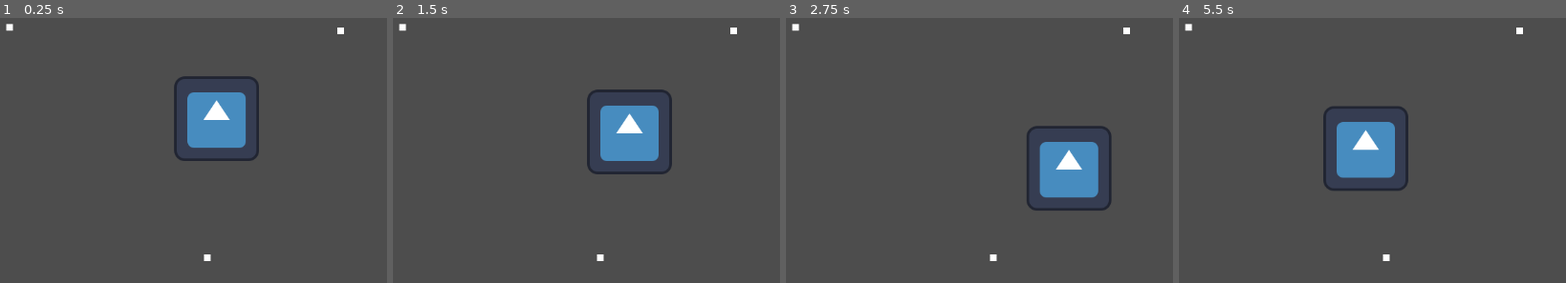
Above: before the commit, frames 1-4 (left to right).
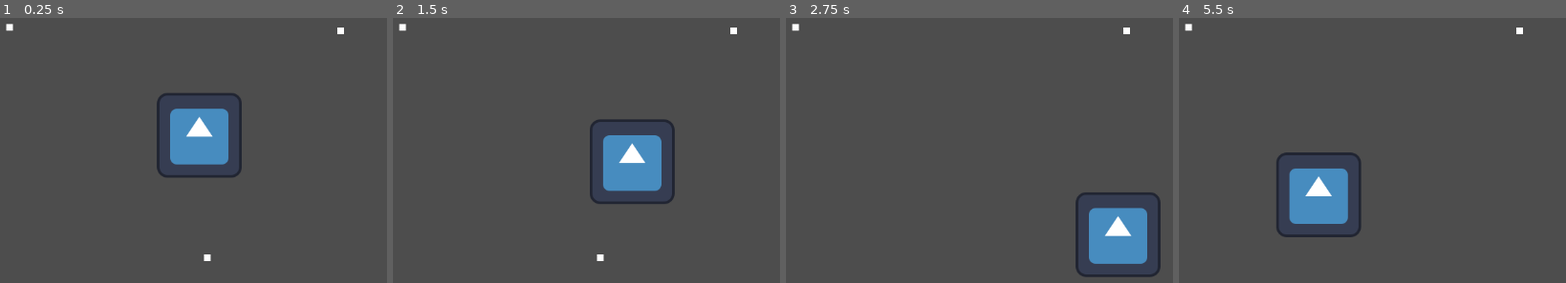
Above: after the commit, the same moments.

Repository: BryanTai/ggj2025-minigames
Game: Godot game, scene res://templates/template_collect/template_collect.tscn
The game is run twice, just before and just after one commit, with the same random seed, the same clock (stepped at 60 frames per second) and the same inputs. This scene is started directly instead of the project's main scene. The engine's default icon, where the game draws it, is replaced by a stand-in: a white triangle on a blue panel in a dark square.
Inputs (mouse positions are in pixels of both pictures, inside the frame that each line leads up to):
- Up to frame 1 (0.25 s): no input
- Up to frame 2 (1.5 s): tap Enter at 0.5 s; move the mouse to (776, 121) at 0.52 s; hold Right (move_right) 0.53-1.28 s; tap Space (fire) at 0.6, 1.35 s; click (776, 121) at 0.67 s; move the mouse to (454, 163) at 1.27 s; hold Down (move_down) from 1.28 s (still down)
- Up to frame 3 (2.75 s): move the mouse to (1080, 47) at 2.02 s; release Down (move_down) at 2.03 s; hold Right (move_right) from 2.03 s (still down); tap Space (fire) at 2.1 s
- Up to frame 4 (5.5 s): move the mouse to (1357, 227) at 2.77 s; release Right (move_right) at 2.78 s; hold Up (move_up) 2.78-3.53 s; tap Space (fire) every 0.75 s from 2.85 to 5.1 s; click (1357, 227) at 2.92 s; move the mouse to (outside the picture) at 3.52 s; hold Left (move_left) 3.53-5.03 s; move the mouse to (outside the picture) at 4.27 s; move the mouse to (1434, 142) at 5.02 s; hold Down (move_down) from 5.03 s (still down); click (1434, 142) at 5.17 s

The runs differ from the first frame. In frame 1, 4.8% of the frame differs, in the area x 40-67%, y 21-61%; in frame 2, 5.1%; in frame 3, 8.1%, in the area x 52-97%, y 40-98%; in frame 4, 7.7%.

Commit message:
Created Player2D scene as a template cursor

Diff:
--- /dev/null
+++ b/templates/player_2d.gd
@@ -0,0 +1,23 @@
+class_name Player2D
+extends Area2D
+
+## A controllable representation of the Player in 2D space
+# use the Area2D.area_entered(area) signal for Collision detection
+
+@export var player_speed: int = 200 #TODO: Adjust this speed as you see fit
+
+# Called every frame. 'delta' is the elapsed time since the previous frame.
+func _process(delta: float) -> void:
+	# This handles Horizontal movement
+	var horizontal_direction := Input.get_axis("move_left", "move_right")
+	if(horizontal_direction != 0):
+		var old_pos = position
+		var new_x = old_pos.x + (horizontal_direction * player_speed * delta);
+		set_position(Vector2(new_x, old_pos.y))
+
+	# This handles Vertical movement
+	var vertical_direction := Input.get_axis("move_up", "move_down")
+	if(vertical_direction != 0):
+		var old_pos = position
+		var new_y = old_pos.y + (vertical_direction * player_speed * delta);
+		set_position(Vector2(old_pos.x, new_y))
--- /dev/null
+++ b/templates/player_2d.tscn
@@ -0,0 +1,17 @@
+[gd_scene load_steps=4 format=3 uid="uid://dpxwtxunvlmyf"]
+
+[ext_resource type="Script" path="res://templates/player_2d.gd" id="1_4r1cw"]
+[ext_resource type="Texture2D" uid="uid://iv1tv5f3kgxi" path="res://assets/sprites/icon.svg" id="1_hiel7"]
+
+[sub_resource type="CircleShape2D" id="CircleShape2D_b0i5r"]
+radius = 71.0
+
+[node name="Player2D" type="Area2D"]
+z_index = 5
+script = ExtResource("1_4r1cw")
+
+[node name="Sprite2D" type="Sprite2D" parent="."]
+texture = ExtResource("1_hiel7")
+
+[node name="CollisionShape2D" type="CollisionShape2D" parent="."]
+shape = SubResource("CircleShape2D_b0i5r")
--- a/templates/template_collect/template_collect.gd
+++ b/templates/template_collect/template_collect.gd
@@ -2,9 +2,7 @@
 
 ## This is a template for a MiniGame where the player collects some number of items in 2D space
 
-@export var player_speed: int = 100 #TODO: Adjust this speed as you see fit
-
-@onready var player: Area2D = $Player
+@onready var player_2d: Player2D = $Player2D
 @onready var collectables_parent_node: Node = $CollectablesParentNode
 @onready var audio_stream_player: AudioStreamPlayer = $AudioStreamPlayer
 
@@ -18,12 +16,11 @@
 	instruction_text = "Collect!"
 	all_collectables = collectables_parent_node.get_children()
 	total_to_win = all_collectables.size()
-	player.area_entered.connect(on_collect) # Connect to Player's collision signal
+	player_2d.area_entered.connect(on_collect) # Connect to Player's collision signal
 
 # Called every frame. 'delta' is the elapsed time since the previous frame.
 func _process(delta: float) -> void:
 	super(delta) ## This line will process the State machine! DO NOT REMOVE
-	move_player(delta)
 	if(items_collected >= total_to_win):
 		print("You win!")
 		trigger_game_win()
@@ -32,18 +29,3 @@
 	if(collided is Collectable):
 		items_collected += 1
 		audio_stream_player.play()
-
-func move_player(delta: float) -> void:
-	# This handles Horizontal movement
-	var horizontal_direction := Input.get_axis("move_left", "move_right")
-	if(horizontal_direction != 0):
-		var old_pos = player.position
-		var new_x = old_pos.x + (horizontal_direction * player_speed * delta);
-		player.set_position(Vector2(new_x, old_pos.y))
-
-	# This handles Vertical movement
-	var vertical_direction := Input.get_axis("move_up", "move_down")
-	if(vertical_direction != 0):
-		var old_pos = player.position
-		var new_y = old_pos.y + (vertical_direction * player_speed * delta);
-		player.set_position(Vector2(old_pos.x, new_y))
--- a/templates/template_collect/template_collect.tscn
+++ b/templates/template_collect/template_collect.tscn
@@ -1,25 +1,12 @@
-[gd_scene load_steps=6 format=3 uid="uid://6pkq021mk0hc"]
+[gd_scene load_steps=5 format=3 uid="uid://6pkq021mk0hc"]
 
 [ext_resource type="Script" path="res://templates/template_collect/template_collect.gd" id="1_m70rd"]
-[ext_resource type="Texture2D" uid="uid://iv1tv5f3kgxi" path="res://assets/sprites/icon.svg" id="2_kgspx"]
 [ext_resource type="PackedScene" uid="uid://bfhc4cut4xjca" path="res://templates/template_collect/collectable.tscn" id="3_afrui"]
+[ext_resource type="PackedScene" uid="uid://dpxwtxunvlmyf" path="res://templates/player_2d.tscn" id="4_ji4t6"]
 [ext_resource type="AudioStream" uid="uid://il1o04iom285" path="res://assets/audio/515643__mashedtatoes2__ding2.wav" id="4_m8mcs"]
-
-[sub_resource type="CircleShape2D" id="CircleShape2D_rkfee"]
-radius = 54.0093
 
 [node name="template_collect" type="Node2D"]
 script = ExtResource("1_m70rd")
-
-[node name="Player" type="Area2D" parent="."]
-z_index = 5
-position = Vector2(577, 289)
-
-[node name="Sprite2D" type="Sprite2D" parent="Player"]
-texture = ExtResource("2_kgspx")
-
-[node name="CollisionShape2D" type="CollisionShape2D" parent="Player"]
-shape = SubResource("CircleShape2D_rkfee")
 
 [node name="CollectablesParentNode" type="Node" parent="."]
 
@@ -34,3 +21,6 @@
 
 [node name="AudioStreamPlayer" type="AudioStreamPlayer" parent="."]
 stream = ExtResource("4_m8mcs")
+
+[node name="Player2D" parent="." instance=ExtResource("4_ji4t6")]
+position = Vector2(551, 314)
--- a/templates/template_end_at_location.gd
+++ b/templates/template_end_at_location.gd
@@ -3,33 +3,15 @@
 ## This is a template for a MiniGame where the player controls an object and must move it to a specific location in 2D space
 # Delete either Horizontal or Vertical movement if you just want to move in 1 dimension
 
-@onready var player: Area2D = $Player
 @onready var goal: Area2D = $Goal
-
-@export var player_speed: int = 100 #TODO: Adjust this speed as you see fit
 
 func _ready() -> void:
 	goal.area_entered.connect(on_goal_collided)
 	super()
 	instruction_text = "Move!" #TODO: Replace this with your instructions!
 
-
 func _process(delta: float) -> void:
 	super(delta)
-
-	# This handles Horizontal movement
-	var horizontal_direction := Input.get_axis("move_left", "move_right")
-	if(horizontal_direction != 0):
-		var old_pos = player.position
-		var new_x = old_pos.x + (horizontal_direction * player_speed * delta);
-		player.set_position(Vector2(new_x, old_pos.y))
-
-	# This handles Vertical movement
-	var vertical_direction := Input.get_axis("move_up", "move_down")
-	if(vertical_direction != 0):
-		var old_pos = player.position
-		var new_y = old_pos.y + (vertical_direction * player_speed * delta);
-		player.set_position(Vector2(old_pos.x, new_y))
 
 func on_goal_collided(area: Area2D) -> void:
 	print("Wahoo!")
--- a/templates/template_end_at_location.tscn
+++ b/templates/template_end_at_location.tscn
@@ -2,26 +2,16 @@
 
 [ext_resource type="Script" path="res://templates/template_end_at_location.gd" id="1_b3yjt"]
 [ext_resource type="Texture2D" uid="uid://iv1tv5f3kgxi" path="res://assets/sprites/icon.svg" id="2_eu353"]
-
-[sub_resource type="CircleShape2D" id="CircleShape2D_b0i5r"]
-radius = 71.0
+[ext_resource type="PackedScene" uid="uid://dpxwtxunvlmyf" path="res://templates/player_2d.tscn" id="2_l5sld"]
 
 [sub_resource type="CircleShape2D" id="CircleShape2D_x5e17"]
 radius = 38.0
 
 [node name="TemplateEndAtLocation" type="Node2D"]
 script = ExtResource("1_b3yjt")
-player_speed = 500
 
-[node name="Player" type="Area2D" parent="."]
-z_index = 5
-position = Vector2(188, 486)
-
-[node name="Sprite2D" type="Sprite2D" parent="Player"]
-texture = ExtResource("2_eu353")
-
-[node name="CollisionShape2D" type="CollisionShape2D" parent="Player"]
-shape = SubResource("CircleShape2D_b0i5r")
+[node name="Player2D" parent="." instance=ExtResource("2_l5sld")]
+position = Vector2(242, 478)
 
 [node name="Goal" type="Area2D" parent="."]
 position = Vector2(1017, 191)
